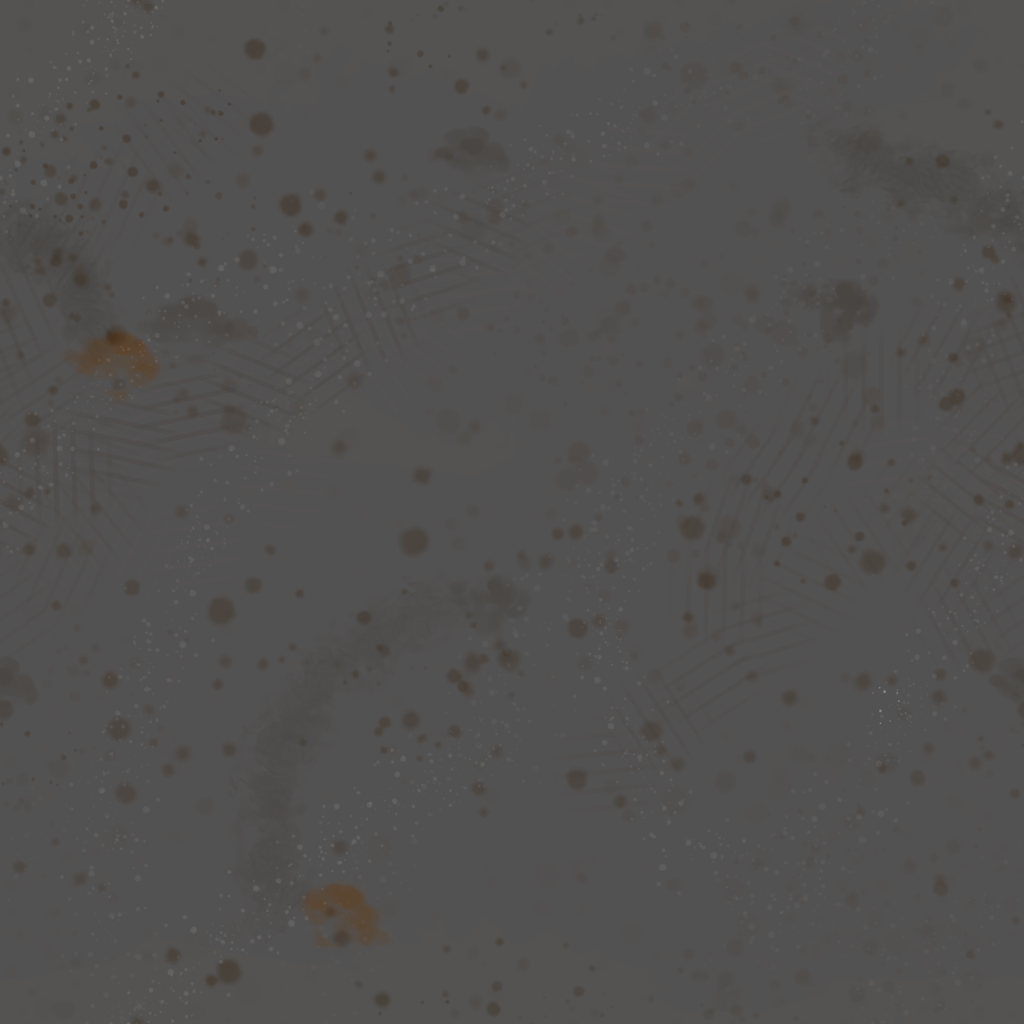
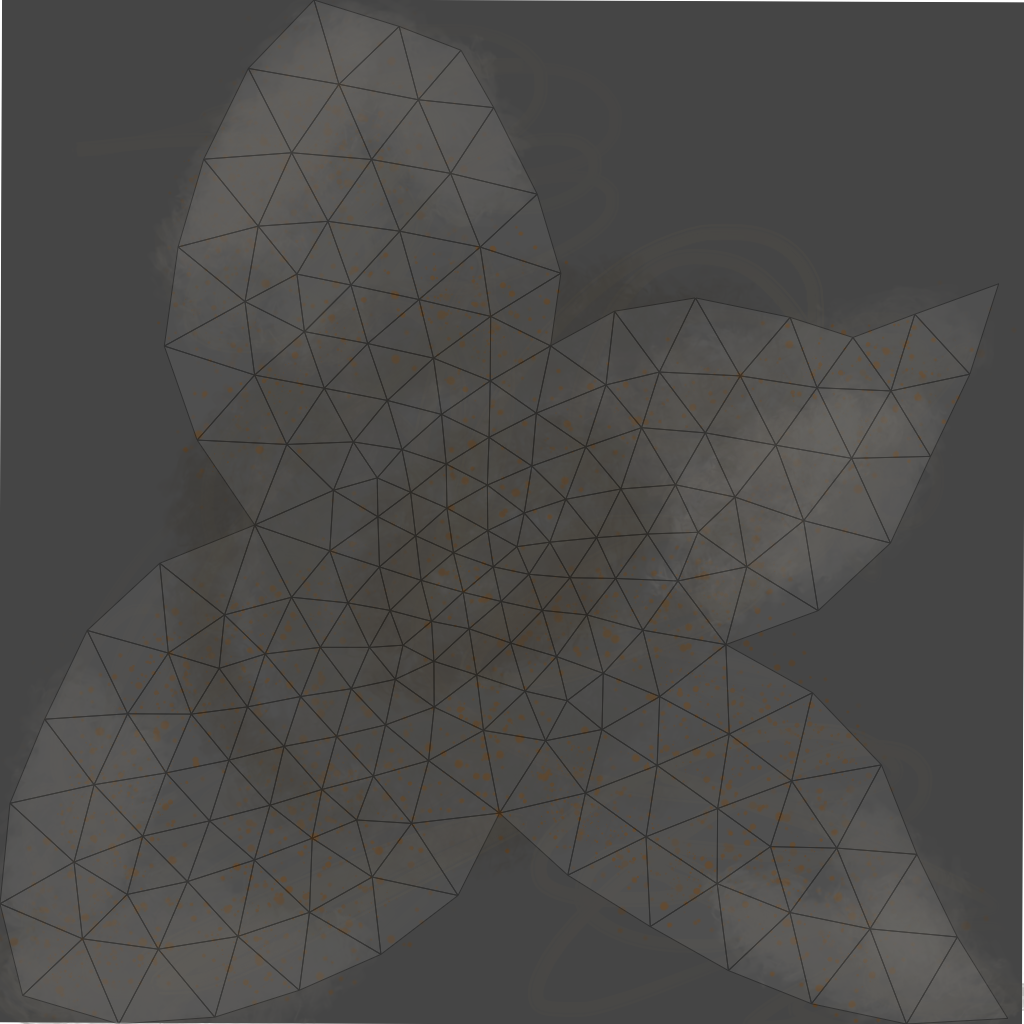
Comparing the layer stacks of the two 1024x1024 images. Changes:
"Background": opacity 100% → 30%, moved it above "Paint Layer 1", painted on it over [0, 0, 1024, 1024]
painted on "Paint Layer 1" (1st of 2) over [0, 0, 1024, 1024]
added layer "Paint Layer 2" above "Paint Layer 1" over [0, 0, 1024, 1024]
added layer "Paint Layer 1" (2nd of 2) over [0, 0, 1024, 1024]
